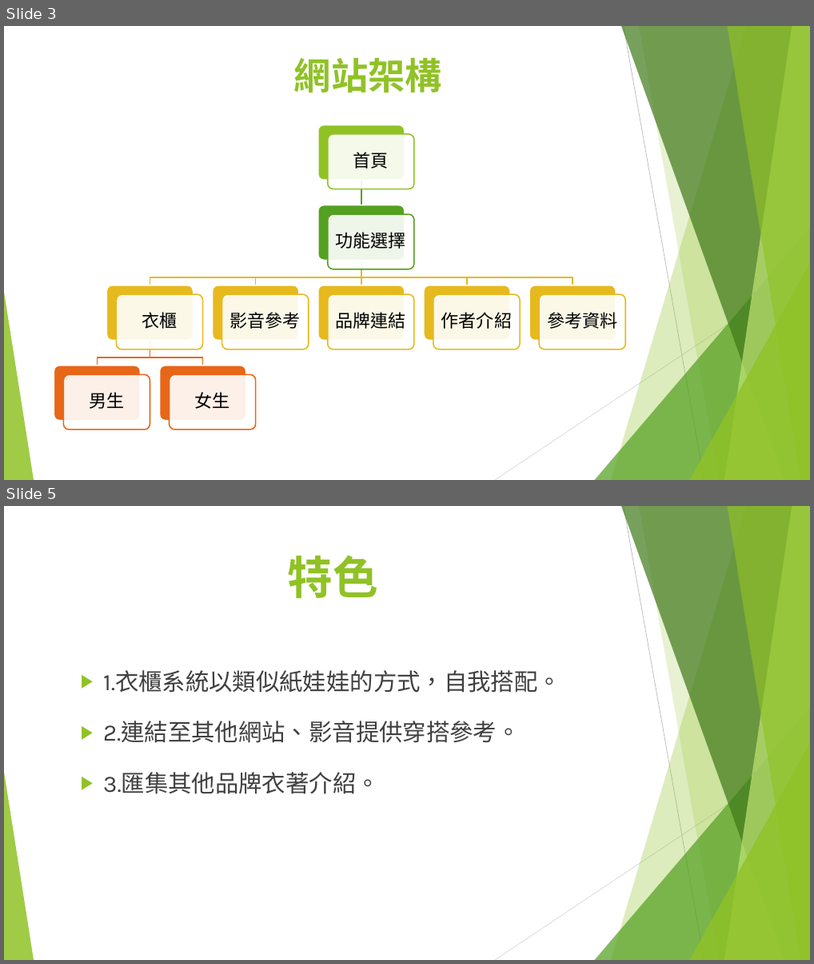
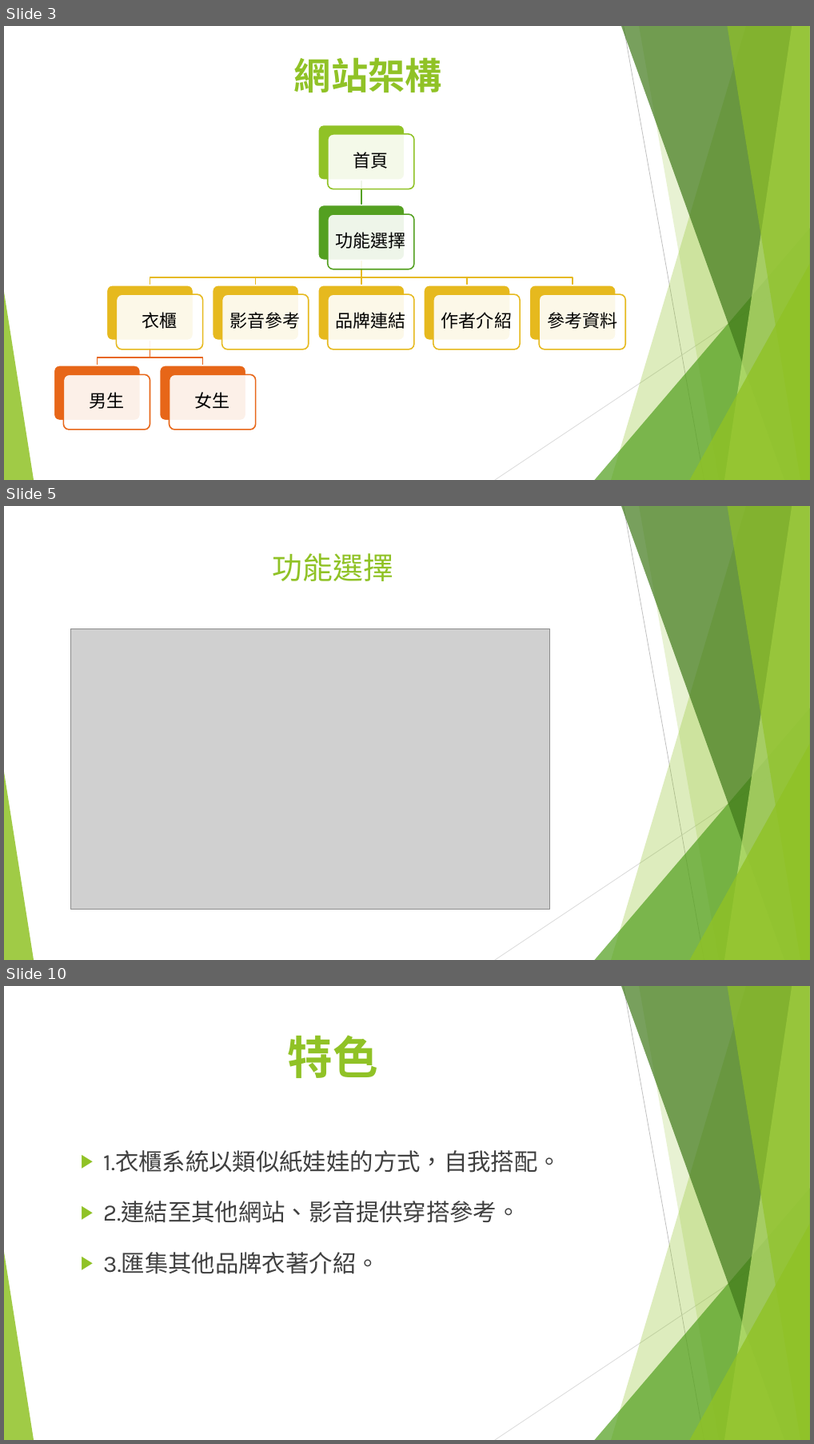
Before and after one commit to happy1103/SecretCloset, a slide deck: Webprograming/document/00457004+00457013.pptx. Shown one above the other, each under a label of ours: slides 3 and 5 before the commit, slides 3, 5 and 10 after it; the slides between them are not shown. The pictures are 814x964 and 814x1444 pixels, drawn with LibreOffice and Linux fonts; fonts in the diff are those of the drawing; grey boxes stand for pictures. Boxes give left, top, right and bottom in pixels: in the first picture for what was removed or moved away, otherwise in the second. Text is boxed around its words. In the diff, an @@ line names an element or a change of style, - is before the commit and + after.

```diff
--- a/Webprograming/document/00457004+00457013.pptx
+++ b/Webprograming/document/00457004+00457013.pptx
@@ slide 5 added at <box>4,506,810,960</box>, background #FFFFFF; not listed: 10 template elements that a slide beside it also shows @@
@@ title added at <box>273,553,394,581</box>, 36 pt, text #90C226 @@
+功能選擇
@@ picture added at <box>71,629,551,909</box> @@
@@ what was slide 5 is now slide 10 @@
```
Also in this commit, not shown: 1 slide changed, 4 other slides added, 1 other file.
